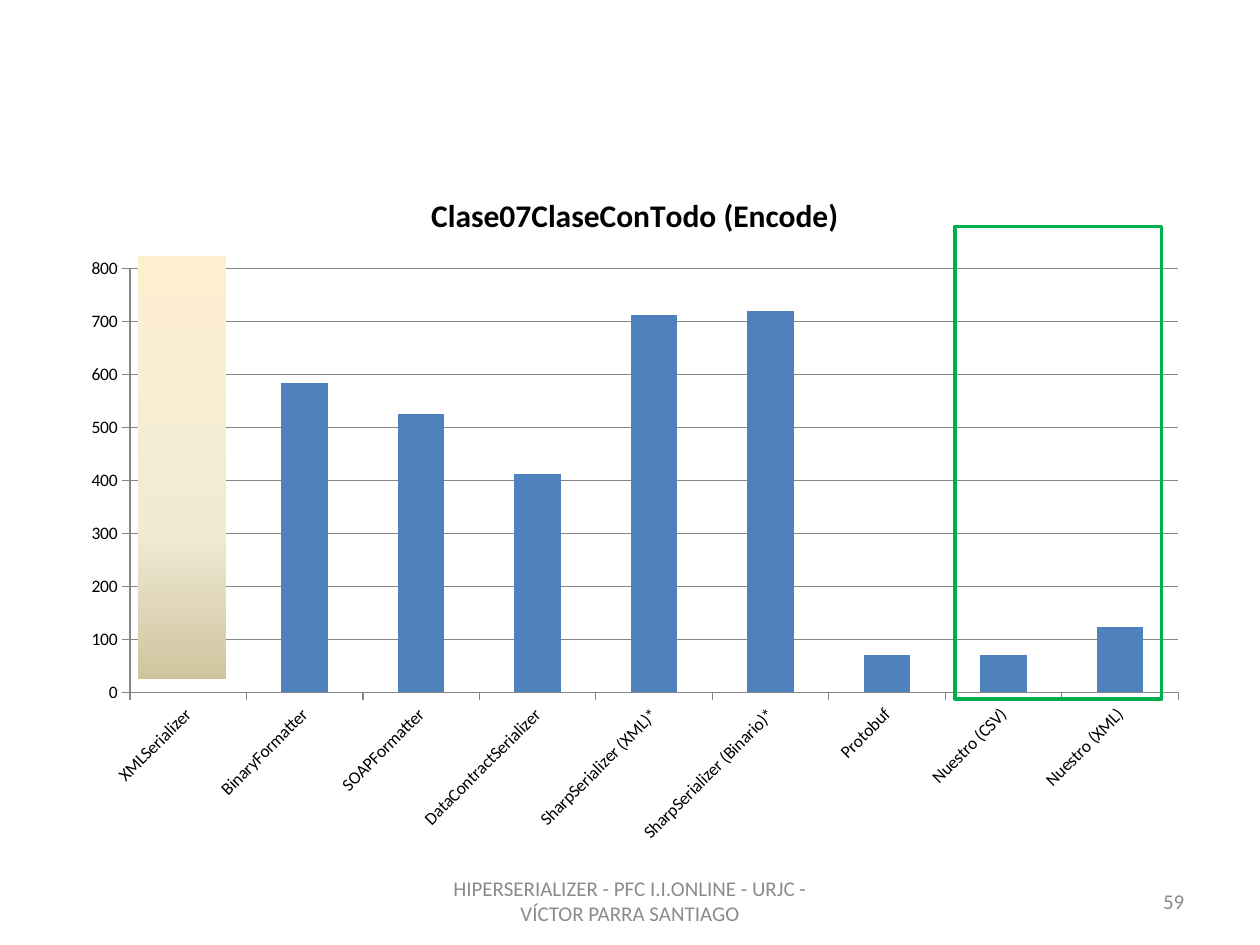
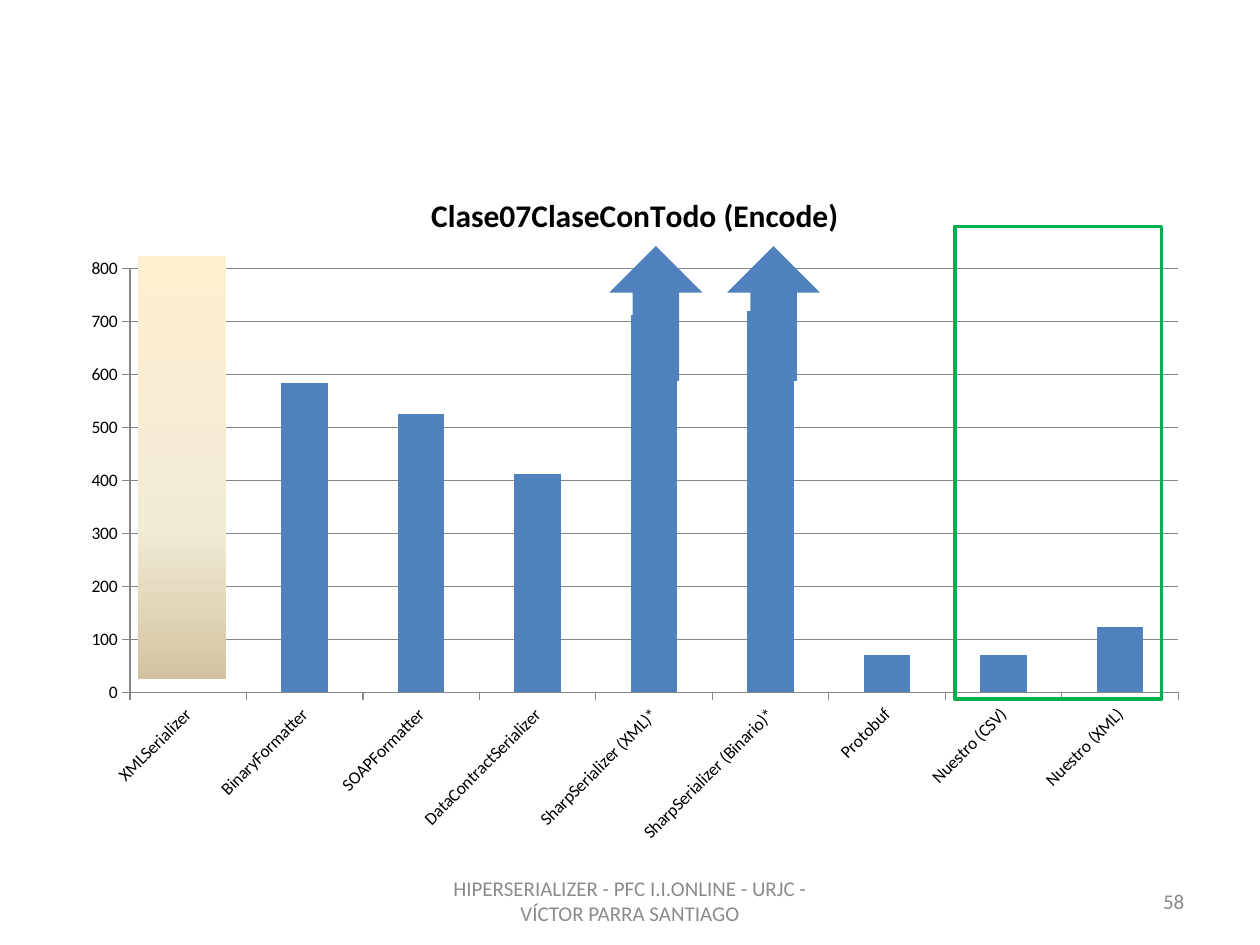
Before and after one commit to vitiparra/ProyectoFinDeCarrera, a slide deck: slide 58 of Memoria/PFC HiperSerializer OK.pptx (slide 59 before the commit). Drawn at 1260x945 pixels with LibreOffice and Linux fonts; fonts in the diff are those of the drawing; background and template pictures are left out. Boxes give left, top, right and bottom in pixels: in the first picture for what was removed or moved away, otherwise in the second. Text is boxed around its words. In the diff, an @@ line names an element or a change of style, - is before the commit and + after.

```diff
--- a/Memoria/PFC HiperSerializer OK.pptx
+++ b/Memoria/PFC HiperSerializer OK.pptx
@@ down arrow added at (x1=610, y1=246, x2=703, y2=381), fill #4F81BD @@
@@ down arrow added at (x1=727, y1=246, x2=820, y2=381), fill #4F81BD @@
@@ page number at (x1=1163, y1=895, x2=1184, y2=909): text changed @@
-59
+58
```
Also in this commit, not shown: 16 other slides changed, 1 slide added, 45 slides removed, 1 other file.
